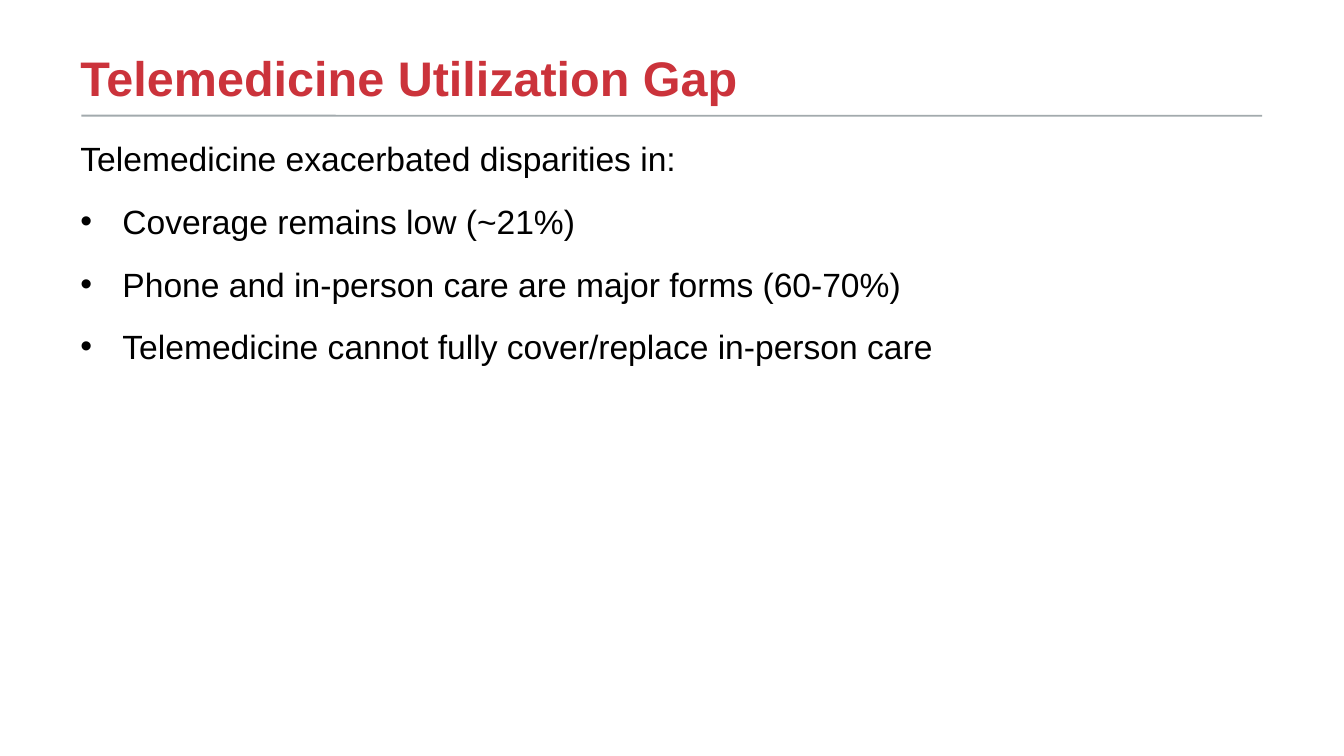
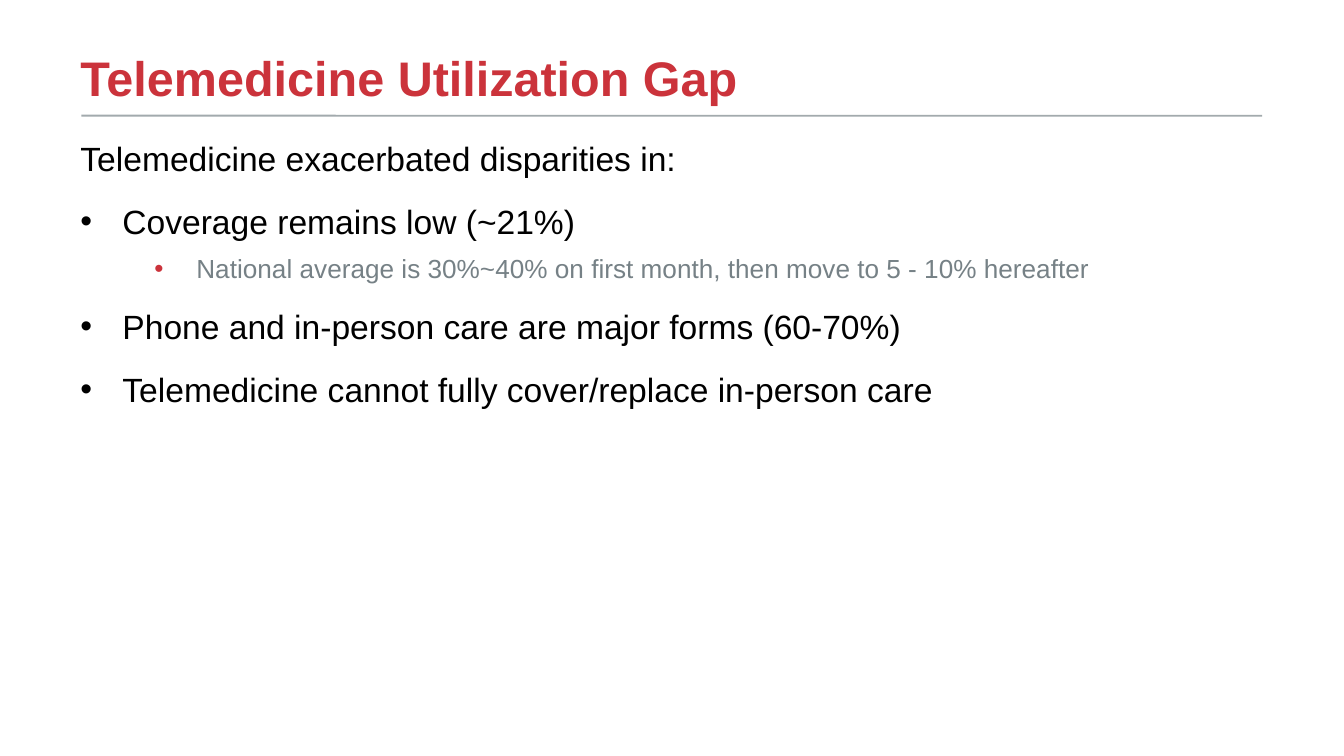
Before and after one commit to TongLing/tongling.github.io, a slide deck: slide 14 of assets/pdf/cic-telemedicine.pptx. Drawn at 1344x756 pixels with LibreOffice and Linux fonts; fonts in the diff are those of the drawing; background and template pictures are left out. Boxes give left, top, right and bottom in pixels: in the first picture for what was removed or moved away, otherwise in the second. Text is boxed around its words. In the diff, an @@ line names an element or a change of style, - is before the commit and + after.

```diff
--- a/assets/pdf/cic-telemedicine.pptx
+++ b/assets/pdf/cic-telemedicine.pptx
@@ text at [196, 259, 1089, 284]: paragraph added @@
+  • National average is 30%~40% on first month, then move to 5 - 10% hereafter
```
Also in this commit, not shown: 5 other slides changed, 1 other file.
